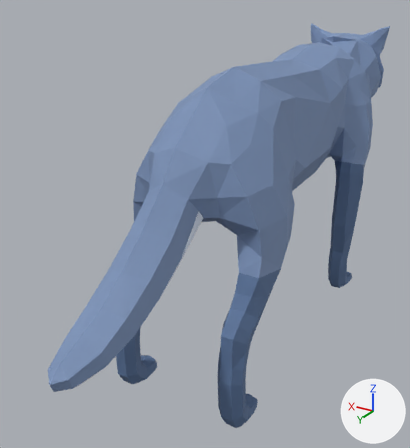
The FBX model Assets/Characters/WolfSpirit_Still.fbx: old version first, new version second.
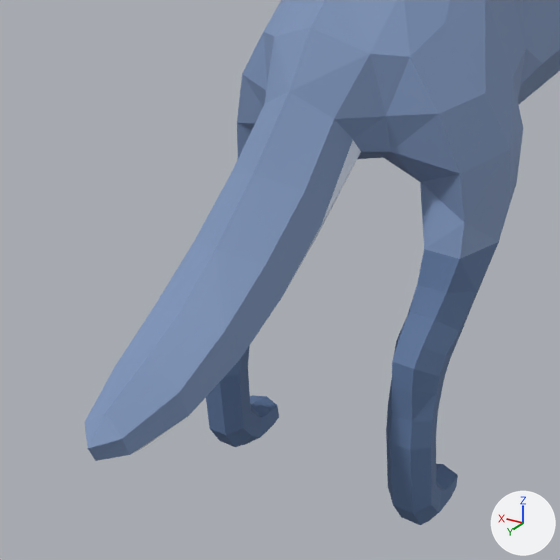
Each version is shown whole from a camera (50 mm lens) standing at (-0.0174, 0.0348, 0.0152) and looking at (0.0012, 0.0037, -0.0003), then close up on the part from 0% to 77% of the width and 30% to 100% of the height. Every picture has the same lights, and +X, +Y and +Z are marked at lower right. Where no turn or scale is listed for an object, it has been applied to the vertices.

The scene before the commit, as lines of its bpy script (objects in view):
```python
me_mesh = bpy.data.meshes.new('Mesh')
me_mesh.from_pydata(...)  # 819 vertices, 1634 faces; spans x -0.0051..0.0048, y -0.0201..0.0215, z -0.0103..0.0103
# faces by material slot: [742, 824, 58, 10]
me_mesh.materials.append(mat_wolf_darkpurple)  # blue #5a739b
me_mesh.materials.append(mat_wolf_mediumpurple)  # blue #7d94ba
me_mesh.materials.append(mat_wolf_lightpurple)  # white #dde5f5
me_mesh.materials.append(mat_fox_black)  # dark grey #6a6a6a
ob_wolffinal = bpy.data.objects.new('WolfFinal', me_mesh)
ob_wolffinal.location = (-0.00153, 0.0, 0.00144)
```
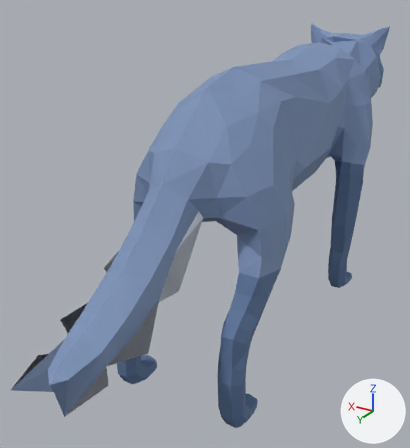
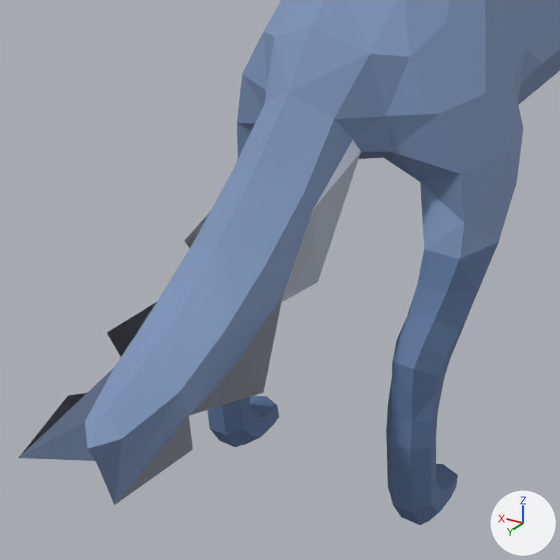
Where the change shows, as pixel boxes (x1, y1, x2, y2) in the close-ups (560 x 560 px; the box of a moved part takes in the faces that stretch with it):
'WolfFinal', reshaped: before (85, 0, 560, 525); after (19, 0, 560, 525)
part 1 of me_mesh, moved or reshaped: before (96, 140, 361, 461); after (19, 140, 361, 505)

What changed in the scene script:
```text
Change me_mesh:
    where me_mesh.from_pydata(...)  # 819 vertices, 1634 faces; spans x -0.0051..0.0048, y -0.0201..0.0215, z -0.0103..0.0103
    used by ob_wolffinal; location = (-0.00153, 0.0, 0.00144)
    me_mesh part 1
    me_mesh.vertices[183].co: (0.0012, 0.0133, 0.0008) -> (0.0009, 0.0133, 0.0012)
    me_mesh.vertices[185].co: (0.0007, 0.0128, 0.0) -> (0.0026, 0.0145, -0.0003)  # not seen -> pixel (184, 240)
    me_mesh.vertices[199].co: (0.0005, 0.0208, -0.0024) -> (0.0014, 0.0223, -0.0024)  # not seen -> pixel (18, 458)
    me_mesh.vertices[200].co: (0.0006, 0.0168, -0.0022) -> (0.0025, 0.018, -0.0016)  # not seen -> pixel (106, 332)
    me_mesh.vertices[202].co: (0.0003, 0.0201, -0.0028) -> (0.0019, 0.0201, -0.0022)  # not seen -> pixel (68, 395)
    me_mesh.vertices[587].co: (-0.0015, 0.0133, 0.0008) -> (-0.0012, 0.0133, 0.0012)  # pixel (321, 224) -> pixel (312, 209)
    me_mesh.vertices[593].co: (-0.001, 0.0128, 0.0) -> (-0.0022, 0.0145, -0.0003)  # pixel (316, 237) -> pixel (317, 282)
    me_mesh.vertices[595].co: (-0.0009, 0.0168, -0.0022) -> (-0.0028, 0.018, -0.0016)  # pixel (232, 367) -> pixel (263, 392)
    me_mesh.vertices[599].co: (-0.0008, 0.0208, -0.0024) -> (-0.0017, 0.0223, -0.0024)  # pixel (129, 454) -> pixel (114, 505)
    me_mesh.vertices[601].co: (-0.0006, 0.0201, -0.0028) -> (-0.0022, 0.0201, -0.0022)  # pixel (143, 447) -> pixel (192, 449)
```
